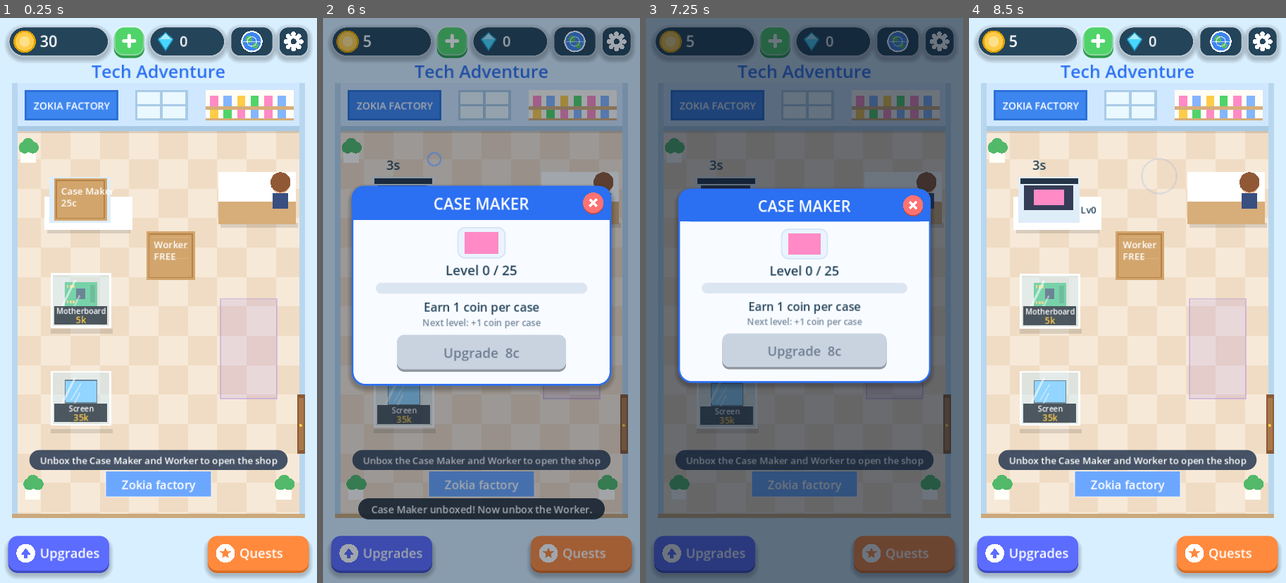
Above: before the commit, frames 1-4 (left to right).
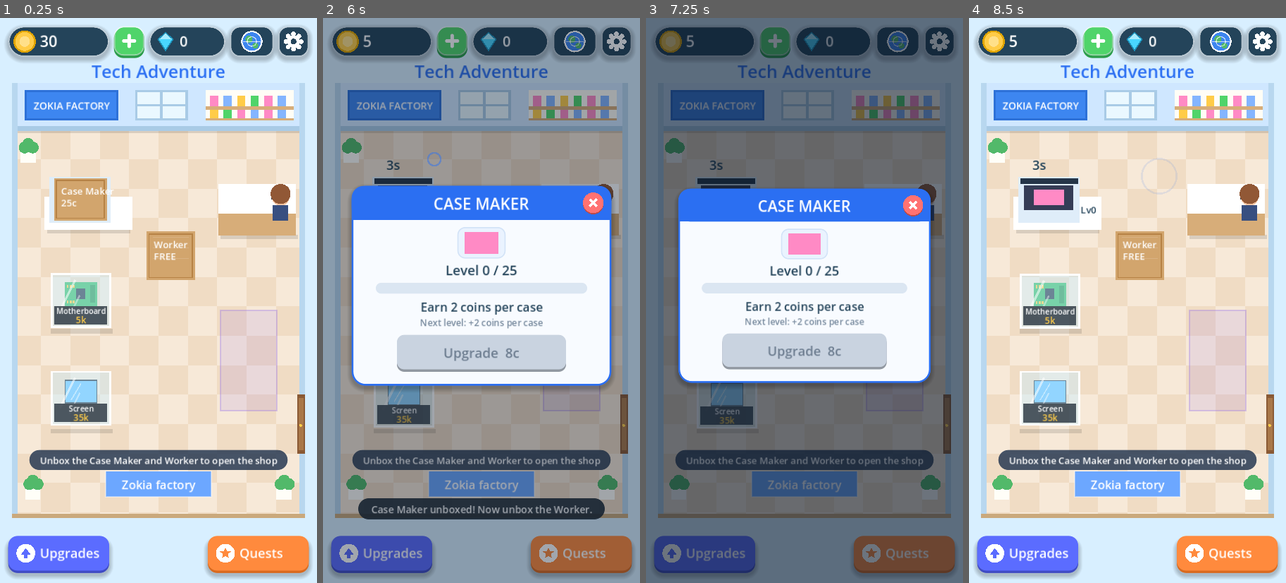
Above: after the commit, the same moments.

Repository: luckobsidian-dot/techadve
Game: Godot game, scene res://scenes/main.tscn
The game is run twice, just before and just after one commit, with the same random seed, the same clock (stepped at 60 frames per second) and the same inputs.
Inputs (mouse positions are in pixels of both pictures, inside the frame that each line leads up to):
- Up to frame 1 (0.25 s): no input
- Up to frame 2 (6 s): move the mouse to (551, 272) at 0.52 s; click (551, 272) at 0.67 s; move the mouse to (418, 328) at 1.27 s; click (418, 328) at 1.42 s; move the mouse to (513, 176) at 2.02 s; click (513, 176) at 2.17 s; move the mouse to (465, 413) at 2.77 s; click (465, 413) at 2.92 s; move the mouse to (576, 385) at 3.52 s; click (576, 385) at 3.67 s; move the mouse to (386, 215) at 4.27 s; click (386, 215) at 4.42 s; move the mouse to (497, 300) at 5.02 s; click (497, 300) at 5.17 s; move the mouse to (433, 159) at 5.77 s; click (433, 159) at 5.92 s
- Up to frame 3 (7.25 s): move the mouse to (874, 272) at 6.52 s; click (874, 272) at 6.67 s
- Up to frame 4 (8.5 s): move the mouse to (1064, 328) at 7.27 s; click (1064, 328) at 7.42 s; move the mouse to (1159, 176) at 8.02 s; click (1159, 176) at 8.17 s

The runs differ from the first frame. In frame 1, 2.0% of the frame differs, in the area x 68-94%, y 27-70%; in frame 2, 1.1%; in frame 3, 1.0%; in frame 4, 2.0%.

Commit message:
Add files via upload

Diff:
--- a/scripts/main.gd
+++ b/scripts/main.gd
@@ -34,11 +34,11 @@
 const WORKER_HOME_BASE := Vector2(262, 410)
 const WORKER_HOME2_BASE := Vector2(304, 462)
 const WORKER2_GEM_COST := 20   # gems to hire the second worker (Store)
-const COUNTER_BASE := Vector2(390, 262)
+const COUNTER_BASE := Vector2(390, 282)
 const ENTRANCE_BASE := Vector2(500, 690)
 const EXIT_BASE := Vector2(500, 690)
-const QUEUE_ORIGIN_BASE := Vector2(408, 492)
-const FRONT_BASE := Vector2(408, 402)
+const QUEUE_ORIGIN_BASE := Vector2(408, 512)
+const FRONT_BASE := Vector2(408, 422)
 const WORKER_BOX_BASE := Vector2(250, 360)
 const ROOM_TOP := 110.0       # top of the shop room (base numbers)
 const ROOM_BOTTOM := 850.0    # bottom of the shop room (base numbers)
@@ -101,8 +101,10 @@
 		"words": ["case", "motherboard", "screen"],
 		"what": ["case", "case & motherboard", "full phone"],
 		"unlock": [25, 5000, 35000],
-		"base": [1, 5, 20],
-		"gain": [1, 3, 8],
+		"base": [2, 5, 20],
+		"gain": [2, 3, 8],
+		"gain_extra": [1, 0, 0],   # every 3rd level pays this much extra (Case Maker: +2, +2, +3, ...)
+		"gain_every": [3, 3, 3],
 		"bonus": [4, 8, 20],
 		"lvl_cost": [8.0, 400.0, 3000.0],
 		"lvl_grow": [1.22, 1.25, 1.25],
@@ -119,6 +121,8 @@
 		"unlock": [25, 250000, 1000000, 4000000, 15000000],
 		"base": [8, 50, 200, 600, 1600],
 		"gain": [8, 30, 80, 240, 640],
+		"gain_extra": [0, 0, 0, 0, 0],
+		"gain_every": [3, 3, 3, 3, 3],
 		"bonus": [40, 80, 200, 600, 1600],
 		"lvl_cost": [50.0, 4000.0, 30000.0, 120000.0, 400000.0],
 		"lvl_grow": [1.23, 1.26, 1.26, 1.26, 1.26],
@@ -187,7 +191,7 @@
 var faster_screen_bought := false
 var levels: Array = [0, 0, 0, 0, 0]                          # level of each product bench in the current world
 var unlocked: Array = [false, false, false, false, false]    # bench 0 (Case Maker) uses station_open instead
-var profits: Array = [1, 5, 20, 0, 0]                        # coins each part earns right now
+var profits: Array = [2, 5, 20, 0, 0]                        # coins each part earns right now
 var crafts: Array = [3.0, 6.0, 10.0, 12.0, 15.0]             # seconds each part takes right now
 var world := 0                                               # 0 = Zokia factory, 1 = Zamzung
 var world_states: Array = [{}, {}]                           # saved shop of each world (the live one is in the vars above)
@@ -247,10 +251,7 @@
 var workers: Array = []       # worker 0 is the first; worker 1 is hired in the Store
 var worker2_hired := false
 # Workers share one order at a time: the front customer's parts are split between them.
-var order_todo: Array = []
-var order_total := 0
-var order_delivered: Array = []
-var order_active := false
+var orders: Array = []        # one entry per customer being served: {id, todo, total, delivered}
 
 func _ready() -> void:
 	font = ThemeDB.fallback_font
@@ -354,6 +355,7 @@
 		"mode": mode,
 		"timer": 0.0,
 		"product": 0,
+		"order": -1,
 		"carried": []
 	}
 
@@ -365,10 +367,7 @@
 	workers.append(_make_worker(0, "idle" if worker_open else "boxed"))
 	if worker2_hired and worker_open:
 		workers.append(_make_worker(1, "idle"))
-	order_todo.clear()
-	order_delivered.clear()
-	order_total = 0
-	order_active = false
+	orders.clear()
 
 func _process(delta: float) -> void:
 	delta = minf(delta, 0.1)
@@ -418,10 +417,18 @@
 	var u := t - 1.0
 	return 1.0 + 2.70158 * u * u * u + 1.70158 * u * u
 
+# Serving spots at the counter: one per worker (the 2nd worker serves the 2nd customer).
+func _slots() -> int:
+	return clampi(workers.size(), 1, 2)
+
+func _slot_spot(i: int) -> Vector2:
+	return FRONT_SPOT + Vector2(66.0 * i, 0.0)
+
 func _queue_target(i: int) -> Vector2:
-	if i == 0:
-		return FRONT_SPOT
-	return QUEUE_BASE + Vector2(0, minf((i - 1) * 60.0, 120.0))
+	var n := _slots()
+	if i < n:
+		return _slot_spot(i)
+	return QUEUE_BASE + Vector2(0, minf((i - n) * 60.0, 120.0))
 
 func _update_customers(delta: float) -> void:
 	if customers.size() < max_customers:
@@ -448,15 +455,33 @@
 		if p.distance_to(EXIT_POS) < 2.0:
 			leaving.remove_at(i)
 
-func _front_qty() -> int:
-	if customers.is_empty():
+func _customer_qty(i: int) -> int:
+	if i < 0 or i >= customers.size():
 		return 1
-	return int(customers[0].get("qty", 1))
-
-func _front_customer_ready() -> bool:
-	if customers.is_empty():
+	return int(customers[i].get("qty", 1))
+
+func _customer_ready(i: int) -> bool:
+	if i < 0 or i >= customers.size() or i >= _slots():
 		return false
-	return (customers[0]["position"] as Vector2).distance_to(FRONT_SPOT) < 3.0
+	return (customers[i]["position"] as Vector2).distance_to(_slot_spot(i)) < 3.0
+
+func _customer_index(id: int) -> int:
+	for i in range(customers.size()):
+		if int(customers[i]["id"]) == id:
+			return i
+	return -1
+
+func _order_index(id: int) -> int:
+	for i in range(orders.size()):
+		if int(orders[i]["id"]) == id:
+			return i
+	return -1
+
+func _next_order_with_todo() -> int:
+	for i in range(orders.size()):
+		if not (orders[i]["todo"] as Array).is_empty():
+			return i
+	return -1
 
 func _unlocked(product: int) -> bool:
 	if product == 0:
@@ -486,20 +511,23 @@
 	return float(crafts[product])
 
 func _update_workers(delta: float) -> void:
-	# A new order starts once a customer is waiting at the counter.
-	# Every order needs every part you've unlocked, once per item the customer asked for.
-	if not order_active and _front_customer_ready():
-		order_todo.clear()
-		for _i in range(_front_qty()):
-			order_todo.append_array(_unlocked_products())
-		order_total = order_todo.size()
-		order_delivered.clear()
-		order_active = order_total > 0
+	# Every customer standing at a serving spot gets an order. An order needs every part you've
+	# unlocked, once per item the customer asked for. A free worker takes the next part of the
+	# first order that still has parts waiting, so the 2nd worker goes to the 2nd customer as
+	# soon as every part of the 1st customer's order is taken.
+	for i in range(mini(customers.size(), _slots())):
+		var cid := int(customers[i]["id"])
+		if _customer_ready(i) and _order_index(cid) < 0:
+			var todo: Array = []
+			for _k in range(_customer_qty(i)):
+				todo.append_array(_unlocked_products())
+			if not todo.is_empty():
+				orders.append({"id": cid, "todo": todo, "total": todo.size(), "delivered": []})
 	for i in range(workers.size()):
 		_update_worker(i, delta)
-	if order_active and order_delivered.size() >= order_total:
-		order_active = false
-		_complete_sale()
+	for k in range(orders.size() - 1, -1, -1):
+		if (orders[k]["delivered"] as Array).size() >= int(orders[k]["total"]):
+			_complete_sale(k)
 
 func _update_worker(i: int, delta: float) -> void:
 	var w: Dictionary = workers[i]
@@ -507,8 +535,10 @@
 	var pos: Vector2 = w["position"]
 	var product: int = int(w["product"])
 	if mode == "idle":
-		if order_active and not order_todo.is_empty():
-			w["product"] = int(order_todo.pop_front())
+		var oi := _next_order_with_todo()
+		if oi >= 0:
+			w["order"] = int(orders[oi]["id"])
+			w["product"] = int((orders[oi]["todo"] as Array).pop_front())
 			w["mode"] = "to_station"
 	elif mode == "to_station":
 		var spot := _station_spot(product, i)
@@ -521,17 +551,21 @@
 		if float(w["timer"]) <= 0.0:
 			var carried: Array = w["carried"]
 			carried.append(product)
-			if order_todo.is_empty():
+			var oi := _order_index(int(w["order"]))
+			if oi >= 0 and not (orders[oi]["todo"] as Array).is_empty():
+				w["product"] = int((orders[oi]["todo"] as Array).pop_front())
+				w["mode"] = "to_station"
+			else:
 				w["mode"] = "to_counter"
-			else:
-				w["product"] = int(order_todo.pop_front())
-				w["mode"] = "to_station"
 	elif mode == "to_counter":
 		var dest := _deliver_spot(i)
 		w["position"] = pos.move_toward(dest, worker_move_speed * delta)
 		if (w["position"] as Vector2).distance_to(dest) < 2.0:
-			order_delivered.append_array(w["carried"])
+			var oi := _order_index(int(w["order"]))
+			if oi >= 0:
+				(orders[oi]["delivered"] as Array).append_array(w["carried"])
 			w["carried"] = []
+			w["order"] = -1
 			w["mode"] = "returning"
 	elif mode == "returning":
 		var home := _worker_home(i)
@@ -539,23 +573,27 @@
 		if (w["position"] as Vector2).distance_to(home) < 2.0:
 			w["mode"] = "idle"
 
-func _complete_sale() -> void:
-	var qty := _front_qty()
+func _complete_sale(oi: int) -> void:
+	var o: Dictionary = orders[oi]
+	orders.remove_at(oi)
+	var ci := _customer_index(int(o["id"]))
+	var qty := _customer_qty(ci)
+	var delivered: Array = o["delivered"]
 	var earned := 0
-	for p in order_delivered:
+	for p in delivered:
 		earned += _profit(int(p))
 	if earned == 0:
 		earned = _order_total() * qty
-	if customers.size() > 0:
+	if ci >= 0:
 		# Customer walks out of the shop happily instead of vanishing.
-		leaving.append(customers[0])
-		customers.remove_at(0)
+		leaving.append(customers[ci])
+		customers.remove_at(ci)
 	coins += earned
 	total_earned += earned
 	stat_served += 1
 	_count("served", 1)
 	_count("earned", _quest_coins(earned))
-	_count("parts", order_delivered.size())
+	_count("parts", delivered.size())
 	if qty > 1:
 		stat_doubles += 1
 		_count("doubles", 1)
@@ -713,7 +751,10 @@
 	for q in range(1, 3):
 		var chance := DOUBLE_ORDER_CHANCE if q == 2 else 1.0 - DOUBLE_ORDER_CHANCE
 		revenue += chance * _order_total() * q
-		seconds += chance * maxf(_order_seconds(q, n) + maxf(back, wait), SPAWN_INTERVAL)
+		var order_t: float = _order_seconds(q, n)
+		if n >= 2 and max_customers >= 2:
+			order_t = _order_seconds(q, 1) / float(n)   # each worker takes their own customer
+		seconds += chance * maxf(order_t + maxf(back, wait), SPAWN_INTERVAL)
 	return Vector2(revenue / seconds, 1.0 / seconds)
 
 func _offline_income_per_second() -> float:
@@ -897,7 +938,7 @@
 	workers.append(_make_worker(1, "idle"))
 	_sfx("buy")
 	_vibe(40)
-	show_toast("New worker hired! They share every order.")
+	show_toast("New worker hired! They serve the next customer.")
 	save_game()
 
 func claim_double() -> void:
@@ -1100,8 +1141,27 @@
 	var grow: Array = WORLDS[world]["lvl_grow"]
 	return int(round(float(base[product]) * pow(float(grow[product]), float(levels[product]))))
 
+# What reaching level `lvl` adds to a part's pay (the normal gain, plus the extra on every Nth level).
+func _gain_at(product: int, lvl: int) -> int:
+	var d: Dictionary = WORLDS[world]
+	var g: int = int((d["gain"] as Array)[product])
+	var extra: int = int((d["gain_extra"] as Array)[product])
+	var every: int = maxi(1, int((d["gain_every"] as Array)[product]))
+	if extra > 0 and lvl % every == 0:
+		g += extra
+	return g
+
+# Total extra pay after `n` levels.
+func _gain_total(product: int, n: int) -> int:
+	var d: Dictionary = WORLDS[world]
+	var g: int = int((d["gain"] as Array)[product])
+	var extra: int = int((d["gain_extra"] as Array)[product])
+	var every: int = maxi(1, int((d["gain_every"] as Array)[product]))
+	return g * n + extra * floori(float(n) / float(every))
+
+# Shown as "Next level: +N coins".
 func _level_gain(product: int) -> int:
-	return int((WORLDS[world]["gain"] as Array)[product])
+	return _gain_at(product, int(levels[product]) + 1)
 
 func _unlock_cost(product: int) -> int:
 	return int((WORLDS[world]["unlock"] as Array)[product])
@@ -1145,7 +1205,6 @@
 func _recalc_stats() -> void:
 	var d: Dictionary = WORLDS[world]
 	var base: Array = d["base"]
-	var gain: Array = d["gain"]
 	var bonus: Array = d["bonus"]
 	var norm: Array = d["craft"]
 	var fast: Array = d["craft_fast"]
@@ -1154,7 +1213,7 @@
 	profits = []
 	crafts = []
 	for p in range(base.size()):
-		var pay: int = int(base[p]) + int(gain[p]) * int(levels[p])
+		var pay: int = int(base[p]) + _gain_total(p, int(levels[p]))
 		if money_bought:
 			pay += int(bonus[p])
 		profits.append(pay)
@@ -1288,7 +1347,7 @@
 	var list: Array = _unlocked_from(sv.get("unlocked", []))
 	return bool(list[p])
 
-# The "techadvv" gate: every bench at level 23 and every upgrade owned in Zokia factory.
+# The "Tech Adventure" gate: every bench at level 23 and every upgrade owned in Zokia factory.
 # Each entry is [label, have, goal].
 func _world_requirements() -> Array:
 	var sv: Dictionary = _w0_state()
@@ -1822,23 +1881,26 @@
 	draw_circle(COUNTER_POS + Vector2(88, 22), 15, Color("f2c3a0"))
 	draw_circle(COUNTER_POS + Vector2(88, 17), 17, Color("915836"))
 	draw_rect(Rect2(COUNTER_POS.x + 75, COUNTER_POS.y + 36, 26, 26), Color("384f80"))
-	# price bubble (only once a customer is waiting)
-	if _front_customer_ready():
+	# price bubbles (one per customer waiting at a serving spot, stacked above the counter)
+	for slot in range(_slots()):
+		if not _customer_ready(slot):
+			continue
 		var items := _unlocked_products()
-		var qty := _front_qty()
+		var qty := _customer_qty(slot)
+		var oy := -42.0 * slot
 		var price_txt := "%d" % (_order_total() * qty)
 		var bw := 112.0
 		if font != null:
 			bw = maxf(112.0, 26.0 + items.size() * 22.0 + font.get_string_size(price_txt, HORIZONTAL_ALIGNMENT_LEFT, -1.0, 20).x)
 		var bx: float = minf(COUNTER_POS.x - 6, W - 12.0 - bw)
-		_rbox(Rect2(bx, COUNTER_POS.y - 38, bw, 36), Color.WHITE, 10, Color("d3e3f7"), 2, true)
+		_rbox(Rect2(bx, COUNTER_POS.y - 38 + oy, bw, 36), Color.WHITE, 10, Color("d3e3f7"), 2, true)
 		if qty > 1:
-			var bc := Vector2(bx + bw - 4, COUNTER_POS.y - 40)
+			var bc := Vector2(bx + bw - 4, COUNTER_POS.y - 40 + oy)
 			draw_circle(bc, 14, RED)
 			label_centered("x%d" % qty, Rect2(bc.x - 14, bc.y - 14, 28, 28), 14, Color.WHITE)
 		for k in range(items.size()):
-			_draw_item(int(items[k]), Vector2(bx + 8 + k * 22, COUNTER_POS.y - 27), 18.0, 14.0)
-		label(price_txt, Vector2(bx + 14 + items.size() * 22, COUNTER_POS.y - 11), 20, Color("e0a400"))
+			_draw_item(int(items[k]), Vector2(bx + 8 + k * 22, COUNTER_POS.y - 27 + oy), 18.0, 14.0)
+		label(price_txt, Vector2(bx + 14 + items.size() * 22, COUNTER_POS.y - 11 + oy), 20, Color("e0a400"))
 
 func _draw_shadow(p: Vector2, y_off: float = 34.0) -> void:
 	_xf(p + Vector2(0, y_off), Vector2(1.0, 0.3))
@@ -2081,7 +2143,7 @@
 		label(str(WORLDS[i]["name"]), Vector2(row.position.x + 68, row.position.y + 30), 20, DARK)
 		var sub: String = "Phones for everyone"
 		if i == 1:
-			sub = "More items, bigger money" if zamzung_open else "Locked - see techadvv below"
+			sub = "More items, bigger money" if zamzung_open else "Locked - see below"
 		label(sub, Vector2(row.position.x + 68, row.position.y + 54), 13, grey_txt)
 		if world == i:
 			_button(btn, "Here", GREY, Color.WHITE, 20)
@@ -2099,7 +2161,7 @@
 		label_centered("but has 5 items per phone and much bigger", Rect2(45, 526, 450, 22), 15, grey_txt)
 		label_centered("coins and costs. Gems and quests are shared.", Rect2(45, 548, 450, 22), 15, grey_txt)
 		return
-	label_centered("techadvv", Rect2(45, 446, 450, 28), 24, Color("2b6ff2"))
+	label_centered("Tech Adventure", Rect2(45, 446, 450, 28), 24, Color("2b6ff2"))
 	label_centered("Level %d everything + %s coins in Zokia factory" % [WORLD_ENTRY_LEVEL, _fmt_coins(WORLD_ENTRY_COINS)], Rect2(45, 474, 450, 22), 15, grey_txt)
 	var reqs: Array = _world_requirements()
 	for k in range(reqs.size()):
@@ -2367,7 +2429,7 @@
 	draw_circle(c + Vector2(0, -10), 10, Color("8a4b2a"))
 	draw_circle(c + Vector2(0, -8), 8, Color("f1c39f"))
 	label("Extra Worker", Vector2(row.position.x + 68, row.position.y + 28), 18, DARK)
-	label("Two workers share every order", Vector2(row.position.x + 68, row.position.y + 52), 13, Color("74879b"))
+	label("Serves the next customer", Vector2(row.position.x + 68, row.position.y + 52), 13, Color("74879b"))
 	if worker2_hired:
 		_button(btn, "Hired", Color("c9d3e0"), Color("6c7c8f"), 18)
 	else:
